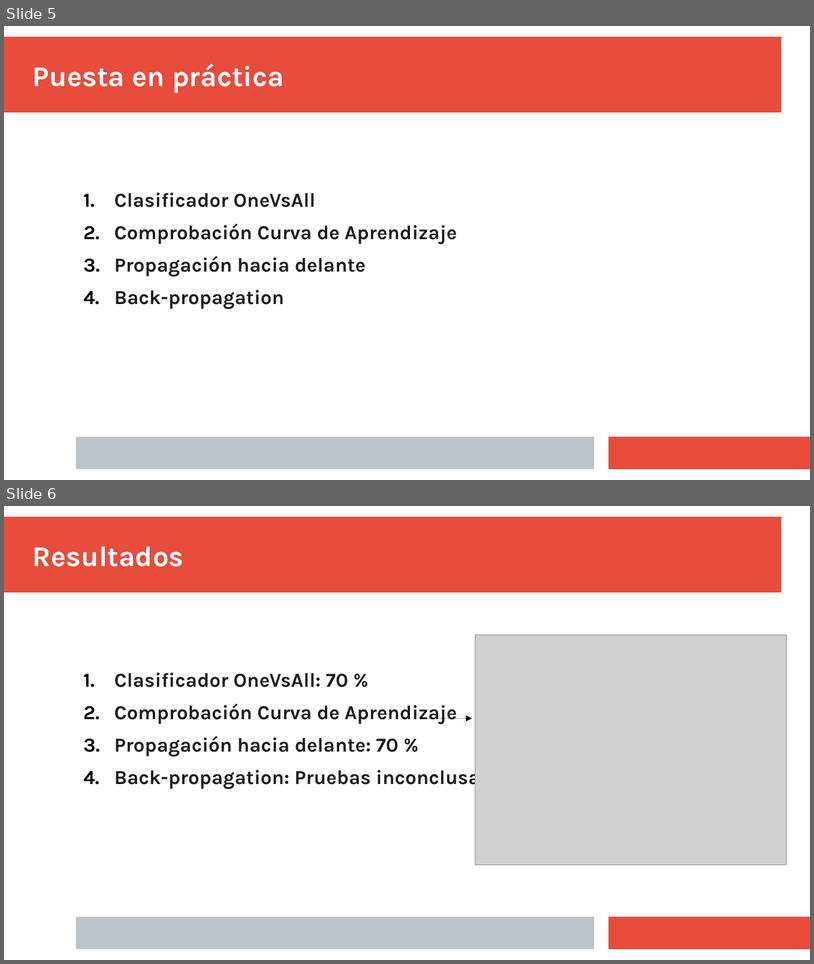
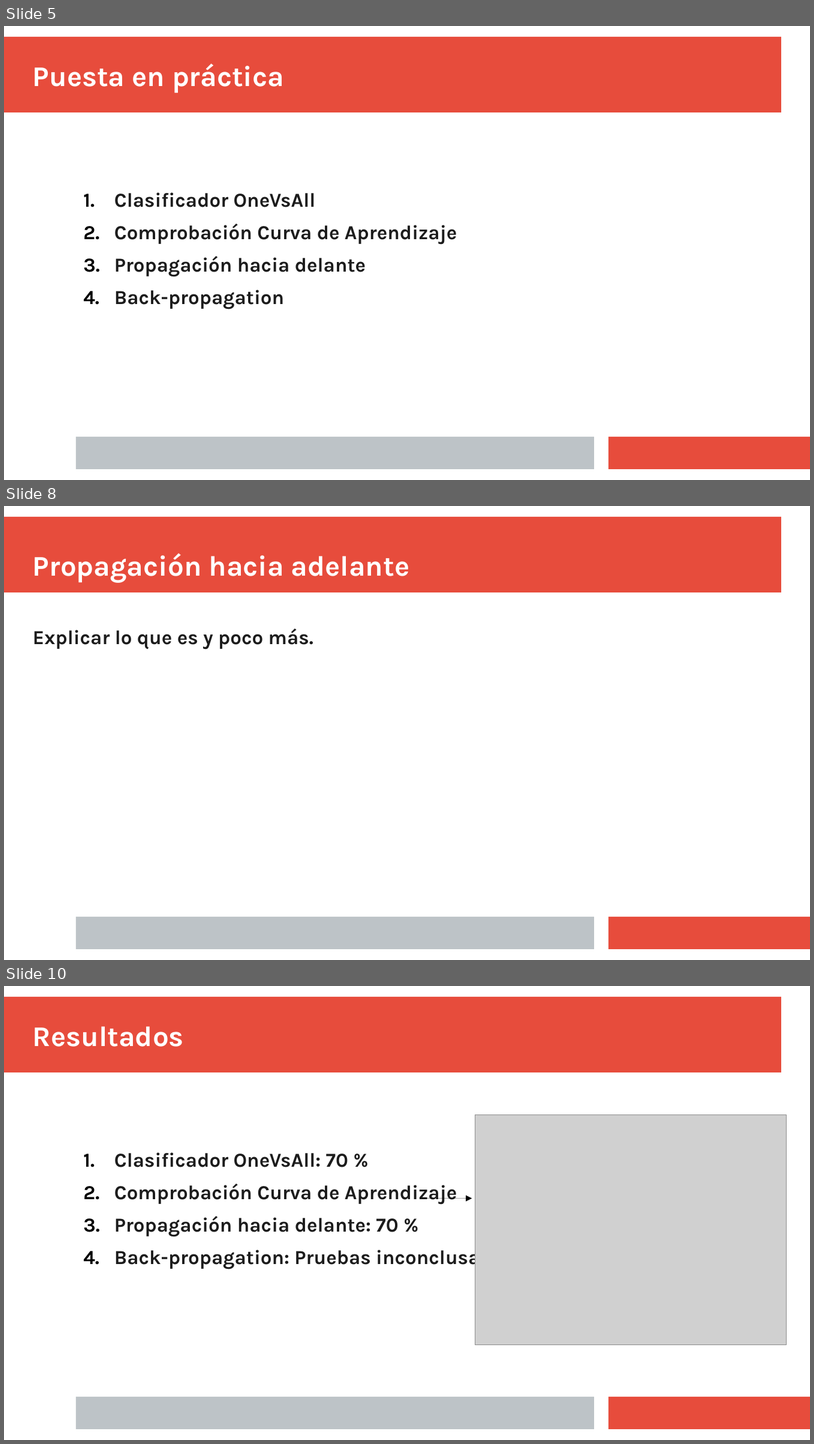
Before and after one commit to Lidiacon/AA, a slide deck: Proyecto/Presentación.odp. Shown one above the other, each under a label of ours: slides 5 and 6 before the commit, slides 5, 8 and 10 after it; the slides between them are not shown. The pictures are 814x964 and 814x1444 pixels, drawn with LibreOffice and Linux fonts; fonts in the diff are those of the drawing; grey boxes stand for pictures. Boxes give left, top, right and bottom in pixels: in the first picture for what was removed or moved away, otherwise in the second. Text is boxed around its words. In the diff, an @@ line names an element or a change of style, - is before the commit and + after.

```diff
--- a/Proyecto/Presentación.odp
+++ b/Proyecto/Presentación.odp
@@ slide 8 added at (4, 506, 810, 960), background #FFFFFF; not listed: 3 template elements that a slide beside it also shows @@
@@ title added at (33, 553, 410, 583), 28 pt, text #FFFFFF, bold @@
+Propagación hacia adelante
@@ text added at (33, 628, 314, 649), 19.5 pt, text #1C1C1C, bold @@
+Explicar lo que es y poco más.
@@ what was slide 6 is now slide 10 @@
```
Also in this commit, not shown: 2 slides changed, 3 other slides added.
